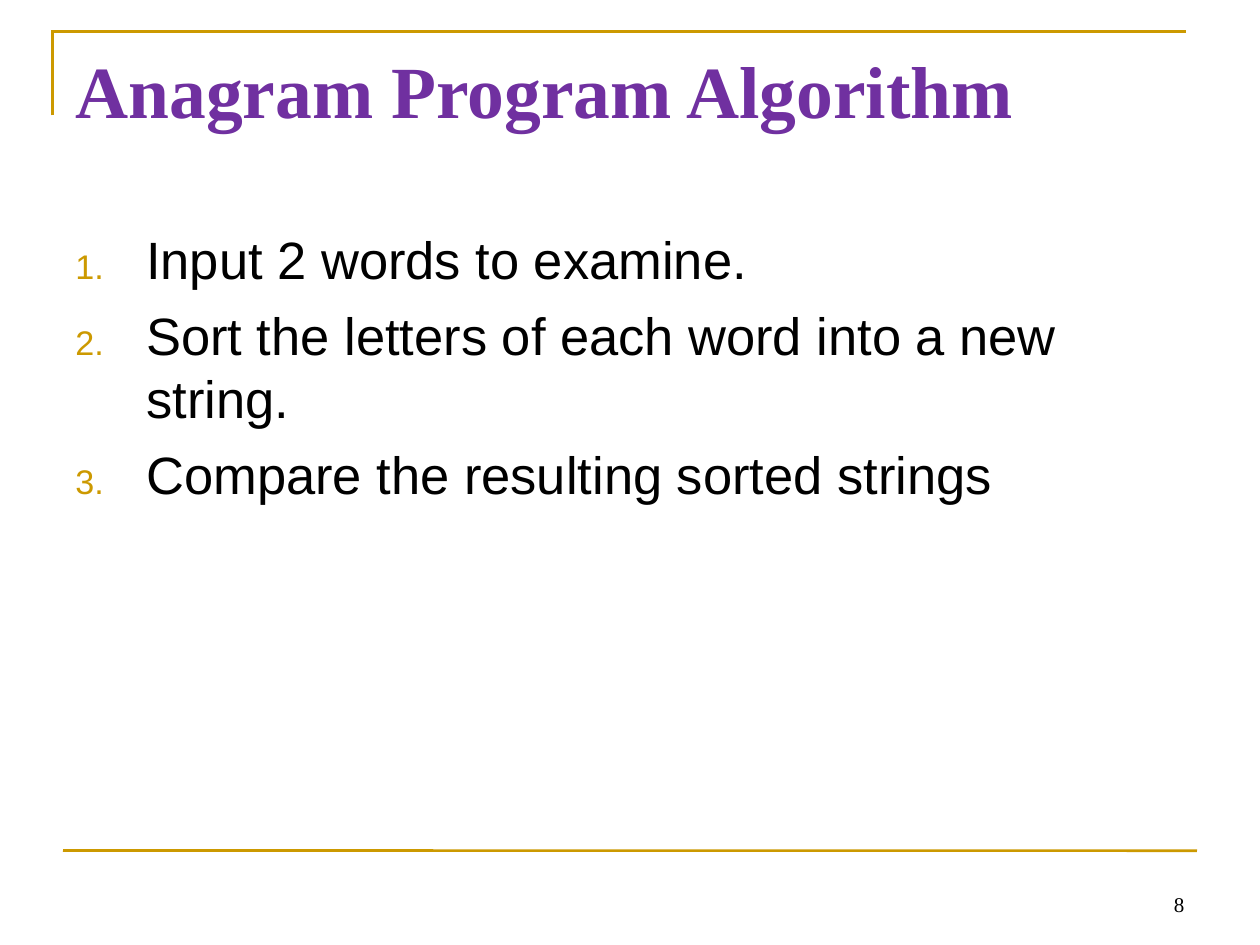
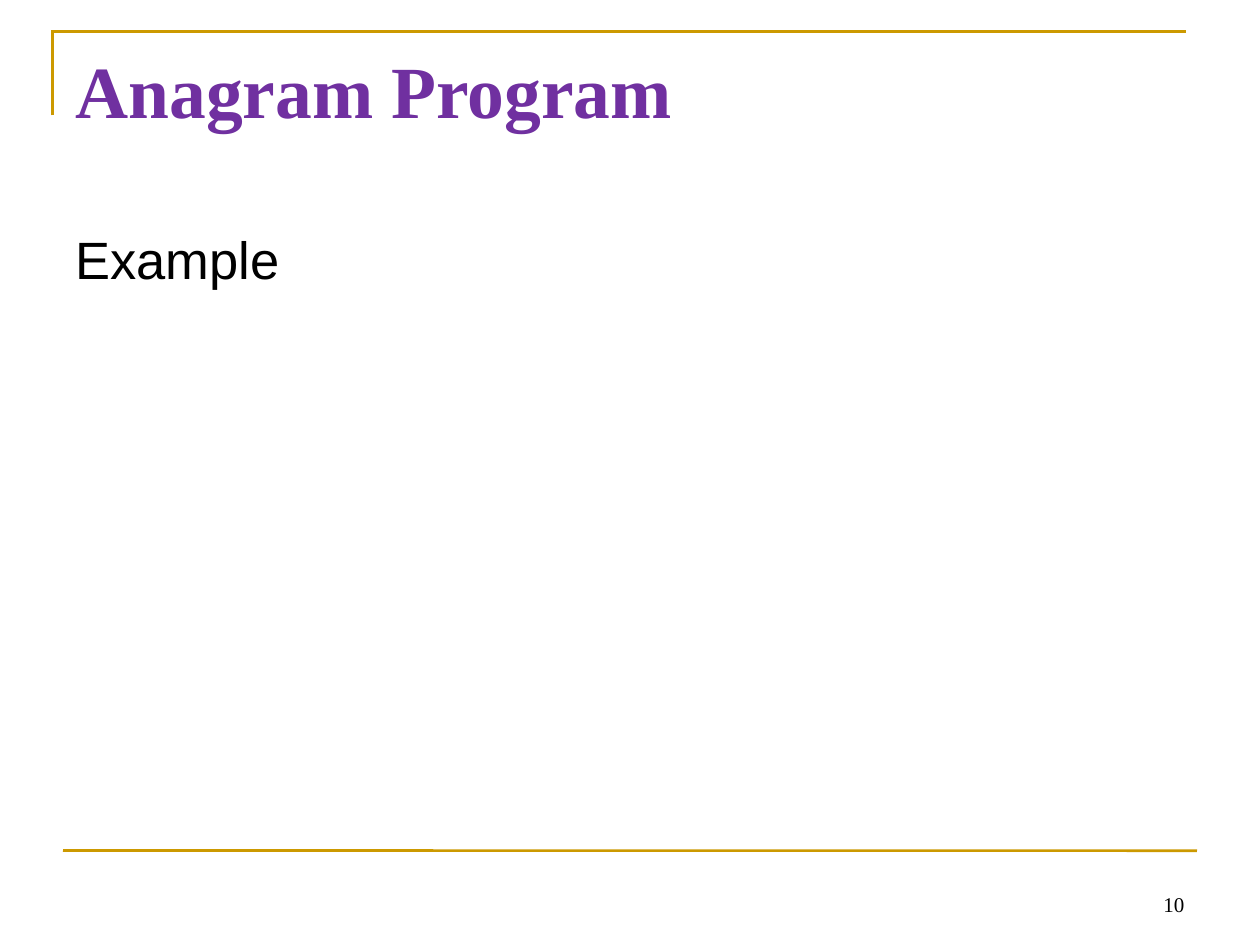
Before and after one commit to diesburg/cs1510_sp25, a slide deck: slide 10 of sessions/s28/s28.ppt (slide 8 before the commit). Drawn at 1260x945 pixels with LibreOffice and Linux fonts; fonts in the diff are those of the drawing. Boxes give left, top, right and bottom in pixels: in the first picture for what was removed or moved away, otherwise in the second. Text is boxed around its words. In the diff, an @@ line names an element or a change of style, - is before the commit and + after.

Commit message:
Updated sorted lists lecture to be more interactive, better examples.

```diff
--- a/sessions/s28/s28.ppt
+++ b/sessions/s28/s28.ppt
@@ title at (75, 69, 672, 132): text changed @@
-Anagram Program Algorithm
+Anagram Program
@@ text at (75, 241, 279, 290): text changed @@
-1. Input 2 words to examine.
-2. Sort the letters of each word into a new string.
-3. Compare the resulting sorted strings
+Example
@@ page number at (1163, 898, 1184, 912): text changed @@
-8
+10
```
Also in this commit, not shown: 1 other slide changed, 2 slides added, 1 slide removed, 5 other files.
